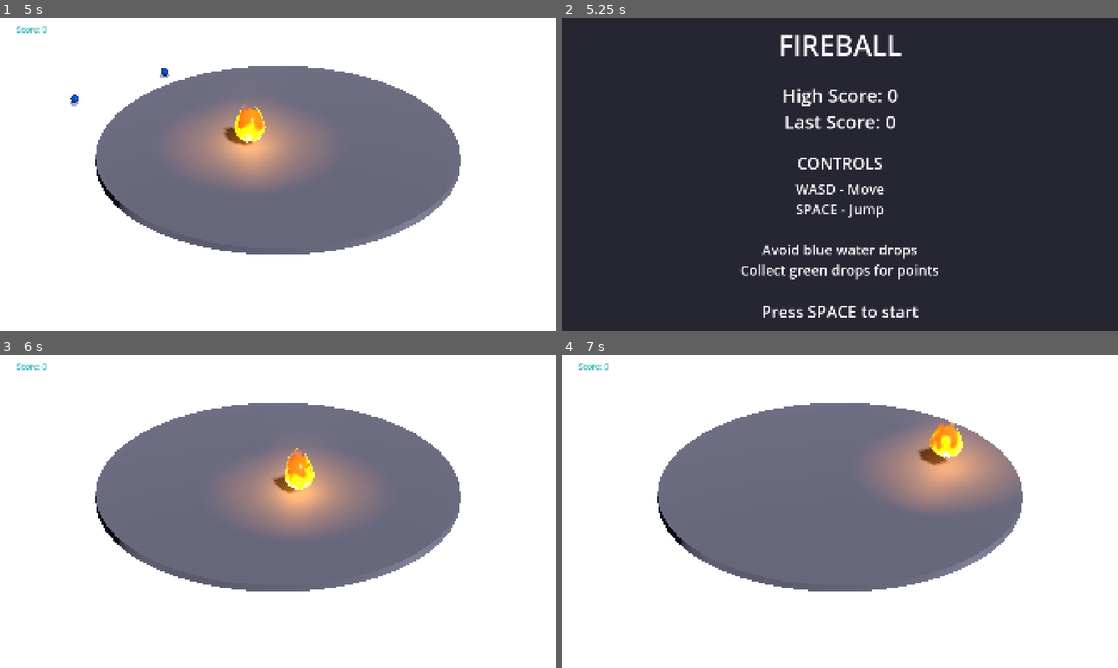
Above: before the commit, frames 1-4 (two rows, left to right).
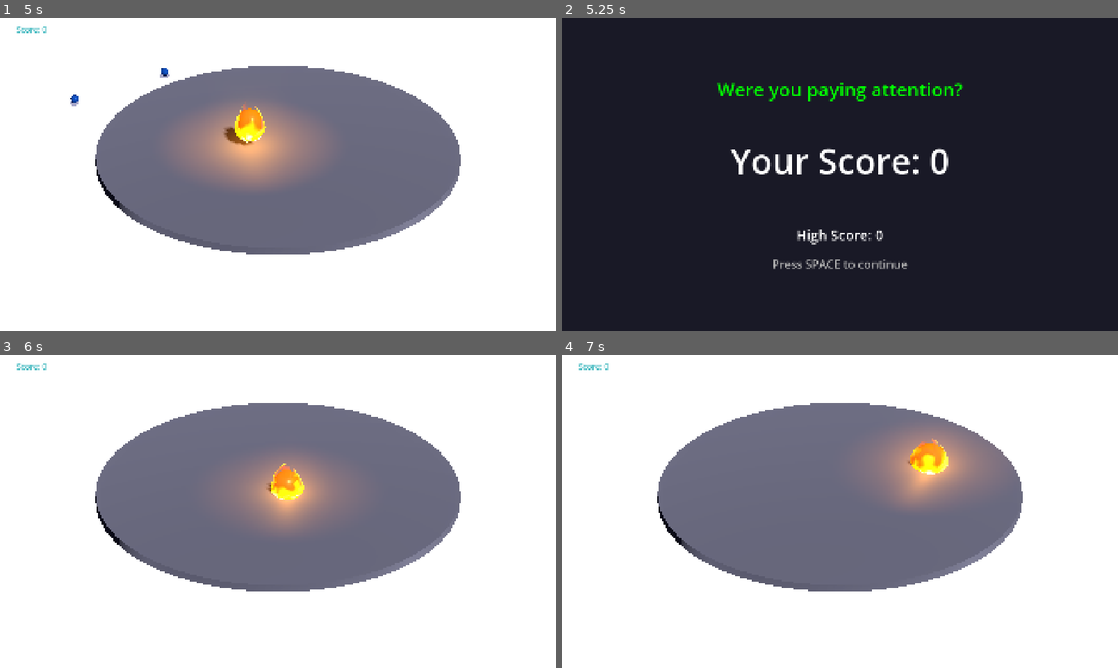
Above: after the commit, the same moments.

Repository: cquehl/GodotJam
Game: Godot game, scene res://scenes/title_screen.tscn
Two runs of this game, one before a commit and one after it. Both use one fixed random seed, a clock stepped at 60 frames per second and the inputs below.
Inputs:
- Up to frame 1 (5 s): tap Space (jump) at 0.5, 0.6, 0.77, 1.07, 1.35, 1.52, 1.82, 2.1, 2.85, 3.02, 3.32, 3.6, 3.77, 4.07, 4.35, 4.52, 4.82 s; hold D (move_right) 0.53-1.28 s; hold S (move_down) 1.28-2.03 s; hold D (move_right) 2.03-2.78 s; hold W (move_up) 2.78-3.53 s; hold A (move_left) from 3.53 s (still down)
- Up to frame 2 (5.25 s): release A (move_left) at 5.03 s; hold S (move_down) from 5.03 s (still down); tap Space (jump) at 5.1 s
- Up to frame 3 (6 s): tap Space (jump) at 5.75, 5.85 s; release S (move_down) at 5.78 s; hold D (move_right) from 5.78 s (still down)
- Up to frame 4 (7 s): tap Space (jump) at 6.02, 6.32, 6.6, 6.77 s; release D (move_right) at 6.53 s; hold W (move_up) from 6.53 s (still down)

Frame 1 is identical in both runs. In frame 2, 6.5% of the frame differs, in the area x 27-73%, y 5-96%; in frame 3, 2.3%; in frame 4, 3.2%.

Commit message:
have better UI ergo

Diff:
--- /dev/null
+++ b/godot-jam/scenes/game_over_screen.tscn
@@ -0,0 +1,68 @@
+[gd_scene load_steps=2 format=3 uid="uid://game_over_screen"]
+
+[ext_resource type="Script" path="res://scripts/game_over_screen.gd" id="1_script"]
+
+[node name="GameOverScreen" type="Control"]
+layout_mode = 3
+anchors_preset = 15
+anchor_right = 1.0
+anchor_bottom = 1.0
+grow_horizontal = 2
+grow_vertical = 2
+script = ExtResource("1_script")
+
+[node name="Background" type="ColorRect" parent="."]
+layout_mode = 1
+anchors_preset = 15
+anchor_right = 1.0
+anchor_bottom = 1.0
+grow_horizontal = 2
+grow_vertical = 2
+color = Color(0.1, 0.1, 0.15, 1)
+
+[node name="VBox" type="VBoxContainer" parent="."]
+layout_mode = 1
+anchors_preset = 15
+anchor_right = 1.0
+anchor_bottom = 1.0
+offset_left = 50.0
+offset_top = 50.0
+offset_right = -50.0
+offset_bottom = -50.0
+grow_horizontal = 2
+grow_vertical = 2
+theme_override_constants/separation = 40
+alignment = 1
+
+[node name="Message" type="Label" parent="VBox"]
+layout_mode = 2
+theme_override_font_sizes/font_size = 64
+text = "Message"
+horizontal_alignment = 1
+
+[node name="Spacer1" type="Control" parent="VBox"]
+custom_minimum_size = Vector2(0, 40)
+layout_mode = 2
+
+[node name="Score" type="Label" parent="VBox"]
+layout_mode = 2
+theme_override_font_sizes/font_size = 120
+text = "Your Score: 0"
+horizontal_alignment = 1
+
+[node name="Spacer2" type="Control" parent="VBox"]
+custom_minimum_size = Vector2(0, 60)
+layout_mode = 2
+
+[node name="HighScore" type="Label" parent="VBox"]
+layout_mode = 2
+theme_override_font_sizes/font_size = 48
+text = "High Score: 0"
+horizontal_alignment = 1
+
+[node name="Continue" type="Label" parent="VBox"]
+layout_mode = 2
+theme_override_font_sizes/font_size = 40
+theme_override_colors/font_color = Color(0.7, 0.7, 0.7, 1)
+text = "Press SPACE to continue"
+horizontal_alignment = 1
--- a/godot-jam/scripts/game_manager.gd
+++ b/godot-jam/scripts/game_manager.gd
@@ -55,7 +55,7 @@
 	last_score = score
 	if high_score < score:
 		high_score = score
-	get_tree().change_scene_to_file("res://scenes/title_screen.tscn")
+	get_tree().change_scene_to_file("res://scenes/game_over_screen.tscn")
 	reset_score()
 
 func start_game() -> void:
--- /dev/null
+++ b/godot-jam/scripts/game_over_screen.gd
@@ -0,0 +1,46 @@
+extends Control
+
+@onready var message_label: Label = $VBox/Message
+@onready var score_label: Label = $VBox/Score
+@onready var high_score_label: Label = $VBox/HighScore
+@onready var continue_label: Label = $VBox/Continue
+
+func _ready() -> void:
+	var score := GameManager.last_score
+
+	# Set the score displays
+	score_label.text = "Your Score: %d" % score
+	high_score_label.text = "High Score: %d" % GameManager.high_score
+
+	# Set message and color based on score
+	var message: String
+	var color: Color
+
+	if score == 0:
+		message = "Were you paying attention?"
+		color = Color.GREEN
+	elif score <= 3:
+		message = "Watch out!"
+		color = Color.LIME
+	elif score <= 7:
+		message = "I hope you had fun!"
+		color = Color.YELLOW
+	elif score <= 12:
+		message = "Wow, that's impressive!"
+		color = Color.ORANGE
+	elif score <= 20:
+		message = "Seriously, you are impressive!"
+		color = Color.CORAL
+	elif score <= 29:
+		message = "You're on fire! Literally!"
+		color = Color.HOT_PINK
+	else:
+		message = "You win! I didn't think this was possible. GGz"
+		color = Color.CYAN
+
+	message_label.text = message
+	message_label.add_theme_color_override("font_color", color)
+
+func _process(_delta: float) -> void:
+	if Input.is_action_just_pressed("jump"):
+		get_tree().change_scene_to_file("res://scenes/title_screen.tscn")
Not shown, added: godot-jam/scripts/game_over_screen.gd.uid
